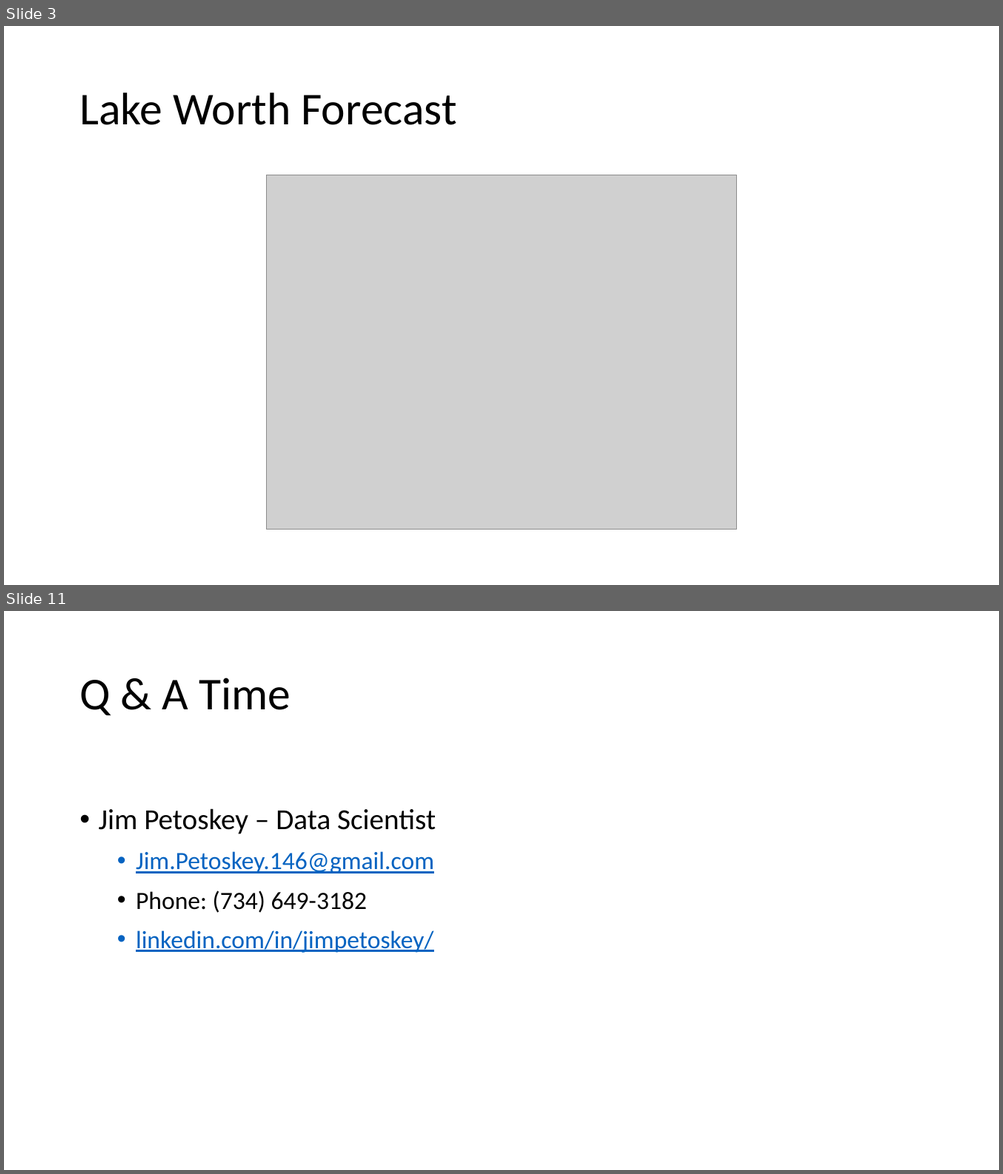
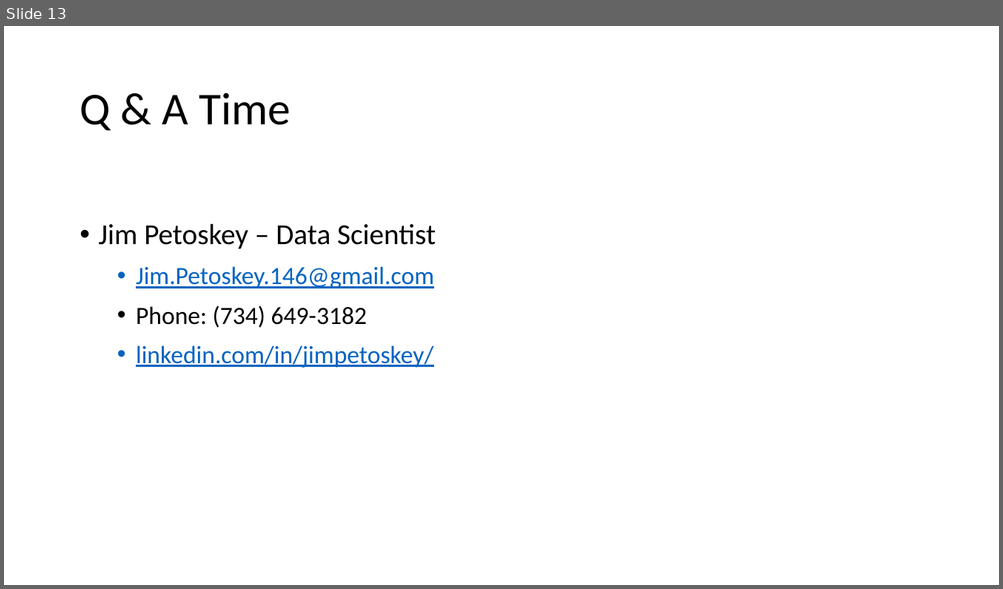
Before and after one commit to jpetoskey/Zillow_Time_Series, a slide deck: Real Estate Investment - Top Zip Codespptx.pptx. Shown one above the other, each under a label of ours: slides 3 and 11 before the commit, slide 13 after it; the slides between them are not shown. The pictures are 1003x1174 and 1003x589 pixels, drawn with LibreOffice and Linux fonts; fonts in the diff are those of the drawing; grey boxes stand for pictures. Boxes give left, top, right and bottom in pixels: in the first picture for what was removed or moved away, otherwise in the second. Text is boxed around its words. In the diff, an @@ line names an element or a change of style, - is before the commit and + after.

```diff
--- a/Real Estate Investment - Top Zip Codespptx.pptx
+++ b/Real Estate Investment - Top Zip Codespptx.pptx
@@ slide 3 removed at (x1=4, y1=26, x2=999, y2=585), background #FFFFFF @@
@@ title removed at (x1=79, y1=93, x2=456, y2=125) @@
-Lake Worth Forecast
@@ picture removed at (x1=267, y1=175, x2=737, y2=531) @@
@@ what was slide 11 is now slide 13 @@
```
Also in this commit, not shown: 5 slides changed, 7 slides added, 4 other slides removed, 2 other files.
